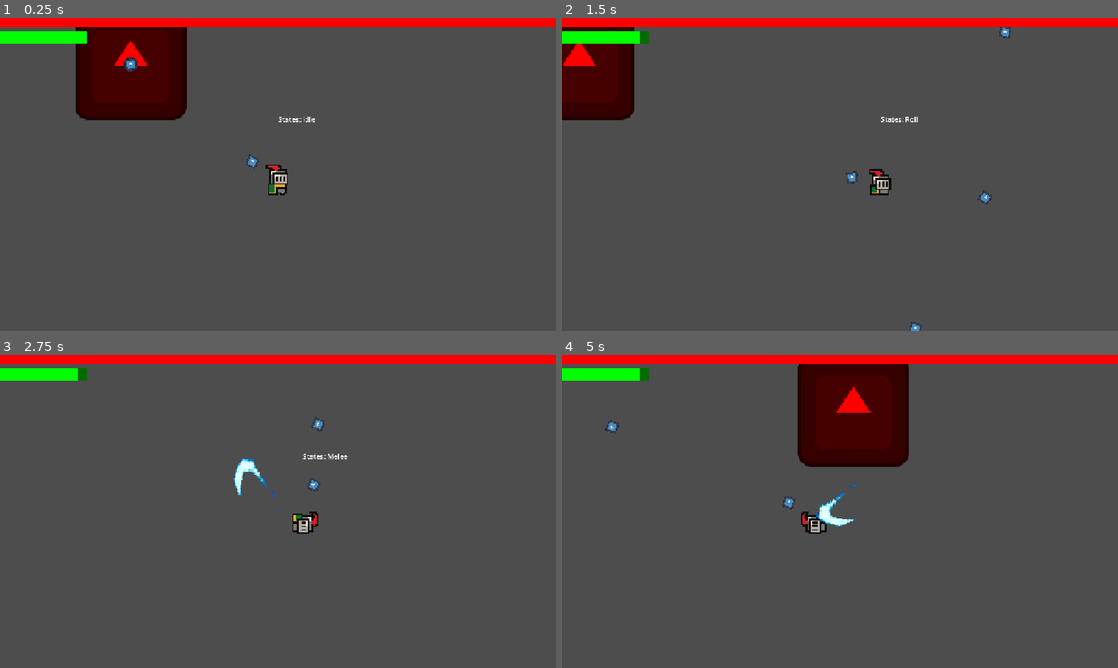
Above: before the commit, frames 1-4 (two rows, left to right).
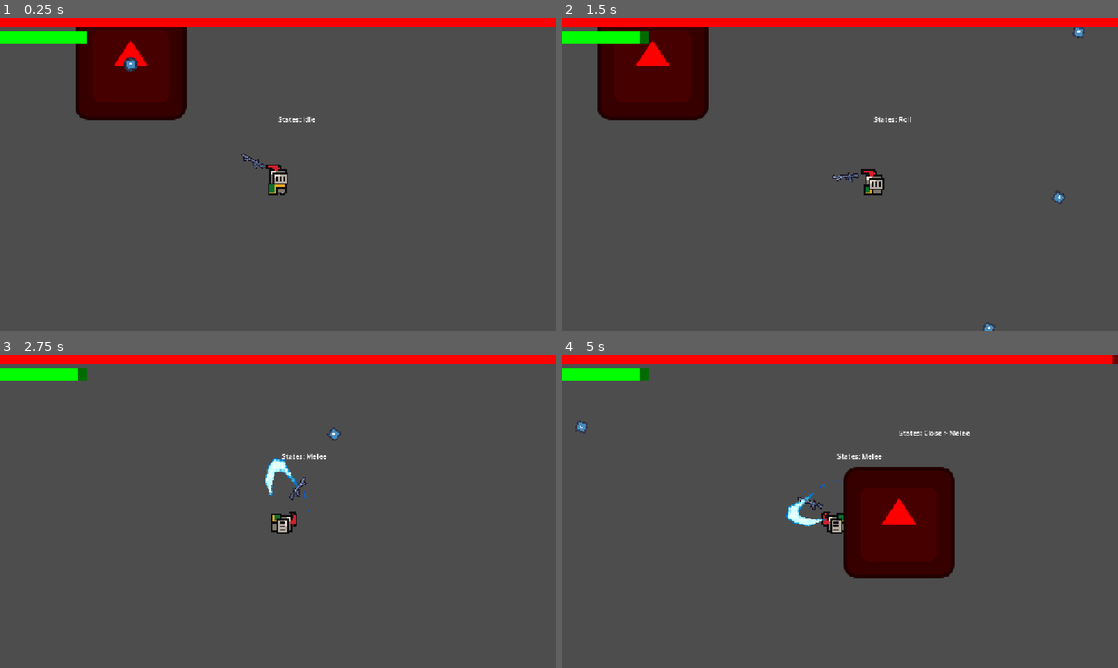
Above: after the commit, the same moments.

Repository: andyhi93/godot-FSM-boss-template
Game: Godot game, scene res://Scenes/Main.tscn
Two runs of this game, one before a commit and one after it. Both use one fixed random seed, a clock stepped at 60 frames per second and the inputs below. The engine's default icon, where the game draws it, is replaced by a stand-in: a white triangle on a blue panel in a dark square.
Inputs (mouse positions are in pixels of both pictures, inside the frame that each line leads up to):
- Up to frame 1 (0.25 s): no input
- Up to frame 2 (1.5 s): move the mouse to (962, 158) at 0.52 s; hold D (move_right) 0.53-1.28 s; right-click (962, 158) at 0.6 s; tap Shift (roll) at 0.8, 1.35 s; move the mouse to (728, 190) at 1.27 s; hold S (move_down) from 1.28 s (still down)
- Up to frame 3 (2.75 s): click (166, 527) at 1.55 s; move the mouse to (333, 442) at 2.02 s; release S (move_down) at 2.03 s; press the mouse at (333, 442) at 2.03 s; hold D (move_right) from 2.03 s (still down); right-click (333, 442) at 2.3 s
- Up to frame 4 (5 s): move the mouse to (812, 574) at 2.77 s; release D (move_right) at 2.78 s; release the mouse at (812, 574) at 2.78 s; hold W (move_up) 2.78-3.53 s; right-click (812, 574) at 2.85 s; tap Shift (roll) at 3.05, 3.6 s; move the mouse to (1006, 558) at 3.52 s; press the mouse at (1006, 558) at 3.53 s; hold A (move_left) from 3.53 s (still down); move the mouse to (673, 464) at 4.27 s; release the mouse at (673, 464) at 4.28 s; click (673, 464) at 4.35 s; right-click (673, 464) at 4.55 s

The runs differ from the first frame. In frame 1, less than 0.1% of the frame differs, in the area x 43-48%, y 43-49%; in frame 2, 6.5%; in frame 3, 1.3%; in frame 4, 15%, in the area x 2-100%, y 0-72%.

Commit message:
Delete Redundant Code and Comment

Diff:
--- a/Scenes/Main.tscn
+++ b/Scenes/Main.tscn
@@ -8,8 +8,10 @@
 [node name="Player" parent="." unique_id=1932012002 instance=ExtResource("2_kln2b")]
 position = Vector2(715, 356)
 slash_scale = Vector2(2, 4)
+lock_movement_on_melee = true
 
 [node name="Boss" parent="." unique_id=1474349574 instance=ExtResource("1_idj7w")]
 position = Vector2(376, 103)
 close_mid_range = 350.0
 mid_far_range = 800.0
+debug_font_dst = Vector2(0, -200)
--- a/Scenes/boss.tscn
+++ b/Scenes/boss.tscn
@@ -42,6 +42,7 @@
 "melee": 4.0,
 "shoot": 6.0
 }
+debug_font_dst = null
 
 [node name="Sprite2D" type="Sprite2D" parent="." unique_id=1095612588]
 modulate = Color(1, 0, 0, 1)
--- a/Scenes/player.tscn
+++ b/Scenes/player.tscn
@@ -1,10 +1,10 @@
 [gd_scene format=3 uid="uid://cmkpru6ru31cg"]
 
 [ext_resource type="Script" uid="uid://desdv4yi0fhsf" path="res://Scripts/Player.gd" id="1_cvnsp"]
-[ext_resource type="Texture2D" uid="uid://dy1oqeyan4vbj" path="res://icon.svg" id="1_v0iea"]
 [ext_resource type="PackedScene" uid="uid://b1ffqx8v7b1dc" path="res://Scenes/bullet.tscn" id="2_6t5aa"]
 [ext_resource type="Texture2D" uid="uid://cglihy1a82lpk" path="res://Resources/knight.png" id="3_6t5aa"]
 [ext_resource type="PackedScene" uid="uid://dn28y6nwb3wsr" path="res://Scenes/PlayerSlash.tscn" id="3_x3wgy"]
+[ext_resource type="Texture2D" uid="uid://ceao7yl4jy6cw" path="res://Resources/weapons.png" id="5_3smsa"]
 [ext_resource type="Script" uid="uid://cxvwsfm4deo6f" path="res://Scripts/FSM/CommonState.gd" id="5_fkybt"]
 [ext_resource type="Script" uid="uid://ccnhrp3g5msyd" path="res://Scripts/FSM/RollState.gd" id="7_3smsa"]
 
@@ -257,7 +257,6 @@
 bullet_scene = ExtResource("2_6t5aa")
 fire_rate = 0.25
 slash_scene = ExtResource("3_x3wgy")
-slash_scale = Vector2(2, 2)
 max_hp = 10
 
 [node name="AnimatedSprite2D" type="AnimatedSprite2D" parent="." unique_id=1641500265]
@@ -275,9 +274,11 @@
 [node name="WeaponPivot" type="Node2D" parent="." unique_id=140887226]
 
 [node name="GunSprite" type="Sprite2D" parent="WeaponPivot" unique_id=345861902]
-position = Vector2(65.99999, 0)
-scale = Vector2(0.2, 0.2)
-texture = ExtResource("1_v0iea")
+position = Vector2(65, 0)
+scale = Vector2(2, 2)
+texture = ExtResource("5_3smsa")
+region_enabled = true
+region_rect = Rect2(143, 115, 32, 13)
 
 [node name="Muzzle" type="Marker2D" parent="WeaponPivot/GunSprite" unique_id=1867277511]
 scale = Vector2(4.9999995, 4.9999995)
@@ -299,7 +300,5 @@
 
 [node name="Roll" type="Node2D" parent="States" unique_id=241554968]
 script = ExtResource("7_3smsa")
-i_frame_start = 2
-i_frame_end = 6
 anim_name = "roll"
 is_cycle = false
--- a/Scripts/Boss/boss.gd
+++ b/Scripts/Boss/boss.gd
@@ -37,7 +37,7 @@
 	"melee": 20.0,
 	"shoot": 6.0
 }
-# ⏳ 內部計時器 (純粹用來倒數)
+# ⏳ 內部計時器 (用來倒數)
 var current_cooldowns: Dictionary = {}
 
 func init_behavior():
@@ -111,13 +111,6 @@
 
 	get_parent().add_child(slash) # 加在 Boss 的父節點(競技場)上，揮出後不會跟著 Boss 滑動
 
-# --- 🔫 提供給 ShootState 呼叫的武器開火指令 ---
-func execute_ring_attack():
-	if shooter:
-		shooter.fire_ring(12, 400.0)
-	else:
-		push_warning("⚠️ Boss 嘗試開火，但找不到 Shooter 節點！")
-
 # 當有實體(body)撞進 Boss 的傷害光環時觸發
 func _on_damage_aura_body_entered(body: Node2D) -> void:
 	# 檢查撞進來的是不是玩家
@@ -147,35 +140,8 @@
 
 # ===== ✅ Debug 繪圖 =====
 func _draw():
-	if not Engine.is_editor_hint() and show_state_debug:
-		if machine == null or machine.state == null:
-			return
+	super._draw()
 
-		# ✅ 拿到所有巢狀 State
-		var states: Array = machine.get_actives_state_branch()
-
-		if states.is_empty():
-			return
-
-		# ✅ 轉字串
-		var names: Array[String] = []
-		for s in states:
-			names.append(s.name)
-
-		var text := "States: " + " > ".join(names)
-
-		# ✅ 顯示位置（角色頭上）
-		var pos := Vector2(0, -150)
-
-		draw_string(
-			debug_font,
-			pos,
-			text,
-			HORIZONTAL_ALIGNMENT_CENTER,
-			-1,
-			16,
-			Color.WHITE
-		)
 	if not show_debug_range or not Engine.is_editor_hint():
 		return
 
--- a/Scripts/FSM/CommonState.gd
+++ b/Scripts/FSM/CommonState.gd
@@ -13,13 +13,13 @@
 		is_complete = true
 
 	if core.animator and anim_name != "":
-		# 💡 自動同步動畫的 Loop 設定到 SpriteFrames 資源中
+		# 自動同步動畫的 Loop 設定到 SpriteFrames 資源中
 		var sf = core.animator.sprite_frames
 		if sf and sf.has_animation(anim_name):
 			if sf.get_animation_loop(anim_name) != is_cycle:
 				sf.set_animation_loop(anim_name, is_cycle)
 
-		# 💡 關鍵修復：只有在動畫不同，或是「非循環」狀態（如連招攻擊）時，才重置幀數
+		# 只有在動畫不同，或是「非循環」狀態（如連招攻擊）時，才重置幀數
 		if core.animator.animation != anim_name or not is_cycle:
 			core.animator.play(anim_name)
 			core.animator.set_frame_and_progress(0, 0.0)
--- a/Scripts/FSM/Core.gd
+++ b/Scripts/FSM/Core.gd
@@ -1,4 +1,3 @@
-# res://Scripts/FSM/Core.gd
 extends CharacterBody2D
 class_name Core
 
@@ -15,6 +14,7 @@
 	get: return machine.state if machine else null
 
 @export var show_state_debug: bool = true
+@export var debug_font_dst: Vector2 = Vector2(0,-120)
 var debug_font: Font = ThemeDB.fallback_font
 
 func _ready():
@@ -110,12 +110,9 @@
 
 	var text := "States: " + " > ".join(names)
 
-	# ✅ 顯示位置（角色頭上）
-	var pos := Vector2(0, -120)
-
 	draw_string(
 		debug_font,
-		pos,
+		debug_font_dst,
 		text,
 		HORIZONTAL_ALIGNMENT_CENTER,
 		-1,
--- a/Scripts/FSM/DashState.gd
+++ b/Scripts/FSM/DashState.gd
@@ -1,10 +1,10 @@
 extends State
 
-@export var windup_time: float = 1.0
-@export var dash_duration: float = 0.5
-@export var minimum_dist: float = 800.0
-@export var overshoot_offset: float = 150.0
-@export var dash_curve: Curve
+@export var windup_time: float = 1.0 #蓄力階段
+@export var dash_duration: float = 0.5 #衝刺時間長度
+@export var minimum_dist: float = 800.0  #最小衝刺距離
+@export var overshoot_offset: float = 150.0  #要超過玩家多少距離
+@export var dash_curve: Curve  #變速曲線
 
 var dash_direction: Vector2 = Vector2.ZERO
 var total_target_dist: float = 0.0
@@ -23,8 +23,6 @@
 
 	# 進入狀態時先做第一次情報更新
 	_update_target_info_during_windup()
-	#print("time: ",time)
-	#print("Dash complete: ",is_complete)
 
 func fixed_do(delta: float):
 	# ✅ 1. 前搖蓄力階段：每個物理幀都在瘋狂重新鎖定玩家的最新位置
@@ -70,13 +68,11 @@
 
 	# ✅ 3. 結束階段
 	else:
-		#print("time: ",time)
 		core.start_cd("dash")
 		is_complete = true
 
 func exit():
 	super.exit()
-	#print("dash exit")
 	core.velocity = Vector2.ZERO
 
 # 抽出來的專用函式：蓄力期間專用，同時咬住方向與最新預期距離
--- a/Scripts/FSM/FarState.gd
+++ b/Scripts/FSM/FarState.gd
@@ -3,7 +3,6 @@
 func enter():
 	super.enter()
 	pick_action()
-	#print("Far iscomplete: ",is_complete)
 
 func do_update(_delta: float):
 	if machine.state and machine.state.is_complete:
--- a/Scripts/FSM/RollState.gd
+++ b/Scripts/FSM/RollState.gd
@@ -1,10 +1,9 @@
-# res://Scripts/FSM/RollState.gd
 extends CommonState
 class_name RollState
 
 @export var roll_speed: float = 600.0
-@export var i_frame_start: int = 1
-@export var i_frame_end: int = 4
+@export var i_frame_start: int = 2
+@export var i_frame_end: int = 6
 
 var roll_direction: Vector2 = Vector2.ZERO
 
--- a/Scripts/Player.gd
+++ b/Scripts/Player.gd
@@ -14,18 +14,19 @@
 #近戰相關與硬直開關
 @export var slash_scene: PackedScene
 @export var slash_offset: float = 40.0
-@export var slash_scale: Vector2 = Vector2(1, 1)
+@export var slash_scale: Vector2 = Vector2(2, 2)
 @export var lock_movement_on_melee: bool = false # 決定揮刀時會不會定在原地
-@export var enable_hit_invincibility: bool = true # 是否開啟受傷後的暫時無敵
 var isMeleeing: bool = false
+
 var isRolling: bool = false
 var is_manual_invincible: bool = false # 用來區分「受傷無敵」與「翻滾無敵」
+@export var enable_hit_invincibility: bool = true # 是否開啟受傷後的暫時無敵
 
 # 抓取狀態積木 (確保節點名稱是小寫的 idle 和 walk)
 @onready var idle_state = $States/Idle
 @onready var walk_state = $States/Walk
 @onready var melee_state = $States/Melee
-@onready var roll_state = get_node_or_null("States/Roll")
+@onready var roll_state = $States/Roll
 
 func init_behavior():
 	# 💡 防呆報錯 1：檢查狀態節點有沒有掛對
@@ -75,6 +76,7 @@
 		velocity = direction * move_speed
 
 	# 肉體翻轉邏輯 (單純的視覺表現，留在這裡)
+	# 避免roll_state亂轉向
 	if animator and direction.x != 0 and state != roll_state:
 		animator.flip_h = direction.x < 0
 
@@ -82,12 +84,8 @@
 
 # --- 🧠 大腦決策區：集中管理所有狀態切換 ---
 func select_state():
-	# 💡 新增：如果當前狀態還沒完成 (例如揮刀或翻滾中)，就先不要切換
-	if state and not state.is_complete:
-		return
-
 	# 防禦性程式設計：如果狀態抓不到，直接放棄思考避免遊戲當機
-	if idle_state == null or walk_state == null or melee_state == null:
+	if idle_state == null or walk_state == null or melee_state == null or roll_state == null:
 		return
 
 	if state == melee_state:
